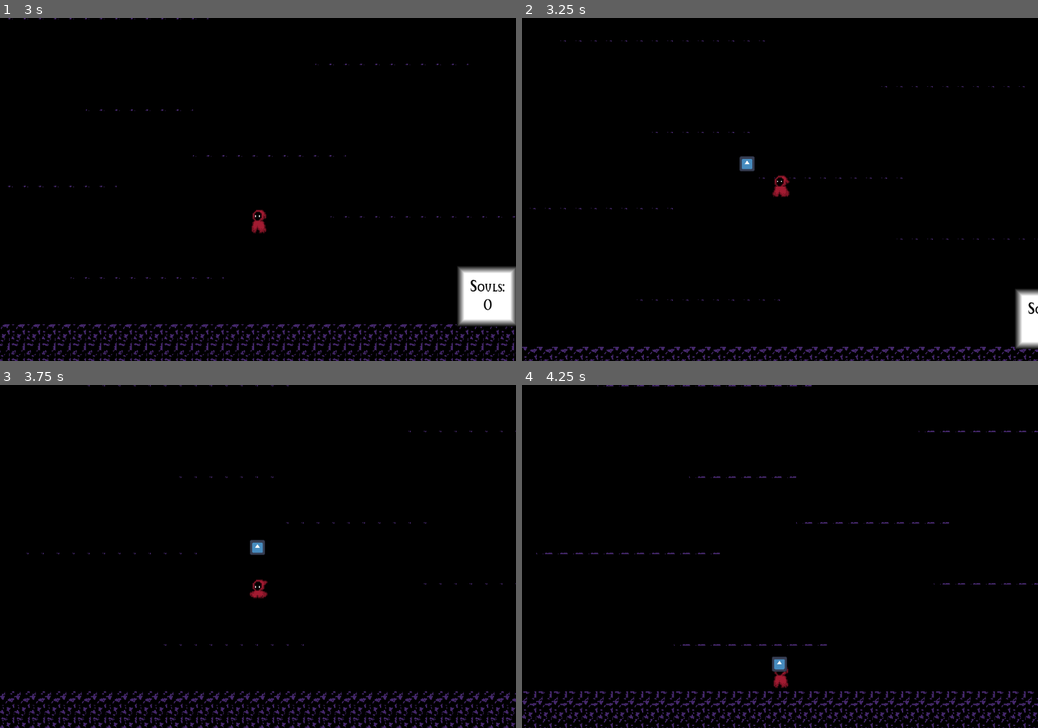
Above: before the commit, frames 1-4 (two rows, left to right).
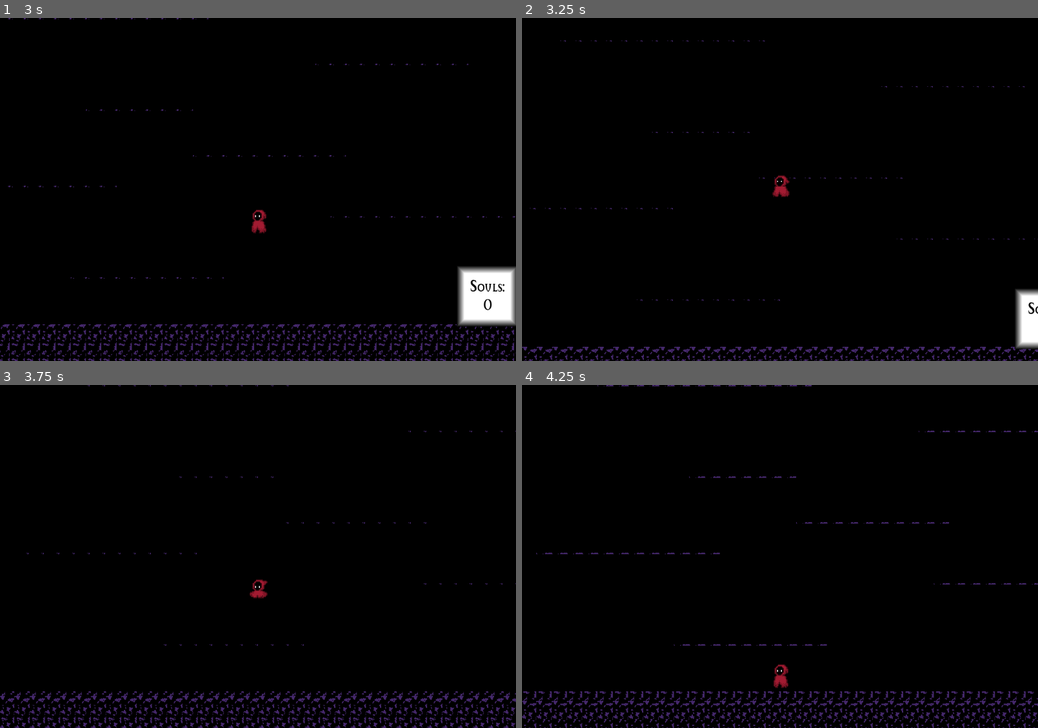
Above: after the commit, the same moments.

Repository: Wyatt5150/GWJ73
Game: Godot game, scene res://Levels/floor.tscn
The game is run twice, just before and just after one commit, with the same random seed, the same clock (stepped at 60 frames per second) and the same inputs. The engine's default icon, where the game draws it, is replaced by a stand-in: a white triangle on a blue panel in a dark square. Sound files missing from this copy of the repository are replaced by a short silence.
Inputs (mouse positions are in pixels of both pictures, inside the frame that each line leads up to):
- Up to frame 1 (3 s): tap Enter (ui_accept) at 0.5, 0.77, 1.52 s; move the mouse to (232, 258) at 0.52 s; hold F 0.53-1.28 s; hold W (Up) 0.53-2.03 s; click (232, 258) at 0.67 s; move the mouse to (412, 240) at 1.27 s; tap Space at 1.35, 2.85 s; move the mouse to (103, 138) at 2.02 s; hold F 2.03-2.78 s; hold A (Left) from 2.03 s (still down); move the mouse to (283, 189) at 2.77 s; click (283, 189) at 2.92 s
- Up to frame 2 (3.25 s): keep holding A (Left); tap Enter (ui_accept) at 3.02 s
- Up to frame 3 (3.75 s): move the mouse to (180, 470) at 3.52 s; release A (Left) at 3.53 s; hold S (Down) from 3.53 s (still down); hold F from 3.53 s (still down)
- Up to frame 4 (4.25 s): keep holding S (Down); keep holding F; tap Enter (ui_accept) at 3.77 s

Frame 1 is identical in both runs. In frame 2, 0.1% of the frame differs, in the area x 42-46%, y 40-45%; in frame 3, 0.1%; in frame 4, 0.1%, in the area x 48-52%, y 79-84%.

Commit message:
five minute targeting adventure

Diff:
--- a/Scenes/InheritanceJail/Components/Scripts/targeting_component.gd
+++ b/Scenes/InheritanceJail/Components/Scripts/targeting_component.gd
@@ -24,7 +24,7 @@
 
 	var target = areas.pop_back()
 	if !target:
-		return self
+		return null
 
 	var distance = target.global_position.distance_to(location)
 
--- a/Scenes/spawner.tscn
+++ b/Scenes/spawner.tscn
@@ -1,10 +1,12 @@
-[gd_scene load_steps=3 format=3 uid="uid://cvabb0k33svu6"]
+[gd_scene load_steps=4 format=3 uid="uid://cvabb0k33svu6"]
 
 [ext_resource type="Script" path="res://Scripts/spawner.gd" id="1_78d48"]
 [ext_resource type="Script" path="res://Scenes/InheritanceJail/Controllers/Scripts/spawner_controller.gd" id="2_wiq3x"]
+[ext_resource type="PackedScene" uid="uid://bjnvr4cb8wx41" path="res://Scenes/InheritanceJail/Components/targeting_component.tscn" id="3_xh5j1"]
 
-[node name="Spawner" type="Node2D"]
+[node name="Spawner" type="Node2D" node_paths=PackedStringArray("targeter")]
 script = ExtResource("1_78d48")
+targeter = NodePath("TargetingComponent")
 
 [node name="SpawnerController" type="Node2D" parent="."]
 script = ExtResource("2_wiq3x")
@@ -12,4 +14,8 @@
 [node name="SpawnTimer" type="Timer" parent="SpawnerController"]
 wait_time = 3.0
 
+[node name="TargetingComponent" parent="." instance=ExtResource("3_xh5j1")]
+target_type = Array[int]([2, 3])
+radius = 6
+
 [connection signal="timeout" from="SpawnerController/SpawnTimer" to="." method="Spawn"]
--- a/Scripts/spawner.gd
+++ b/Scripts/spawner.gd
@@ -1,7 +1,7 @@
 extends Node2D
 
 @export var spawns : Array[PackedScene]
-
+@export var targeter : TargetingComponent
 
 
 func _ready() -> void:
@@ -9,6 +9,8 @@
 		queue_free()
 
 func Spawn():
+	if targeter.FindTarget():
+		return
 	var enemy = spawns.pick_random().instantiate()
 	get_tree().root.add_child(enemy)
 	enemy.global_position = self.global_position
